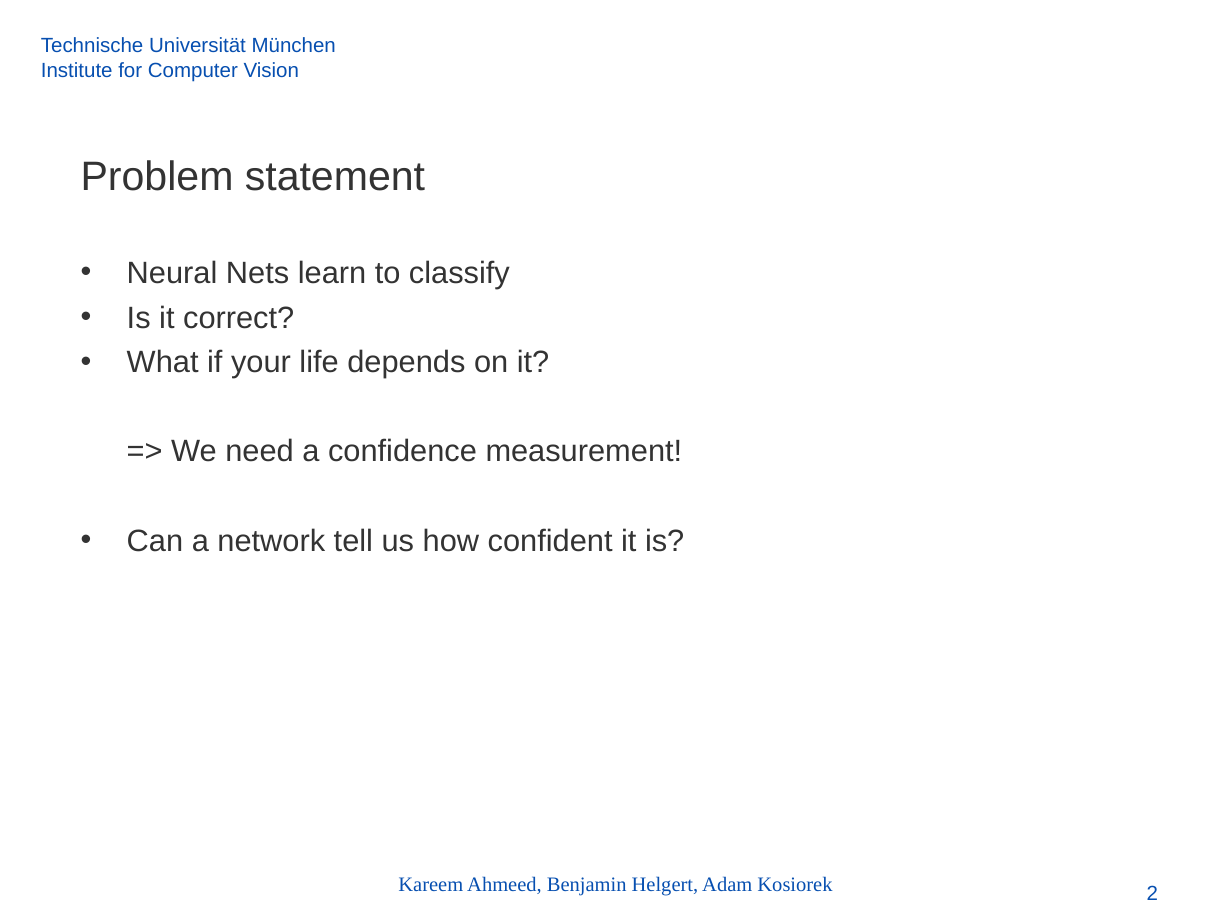
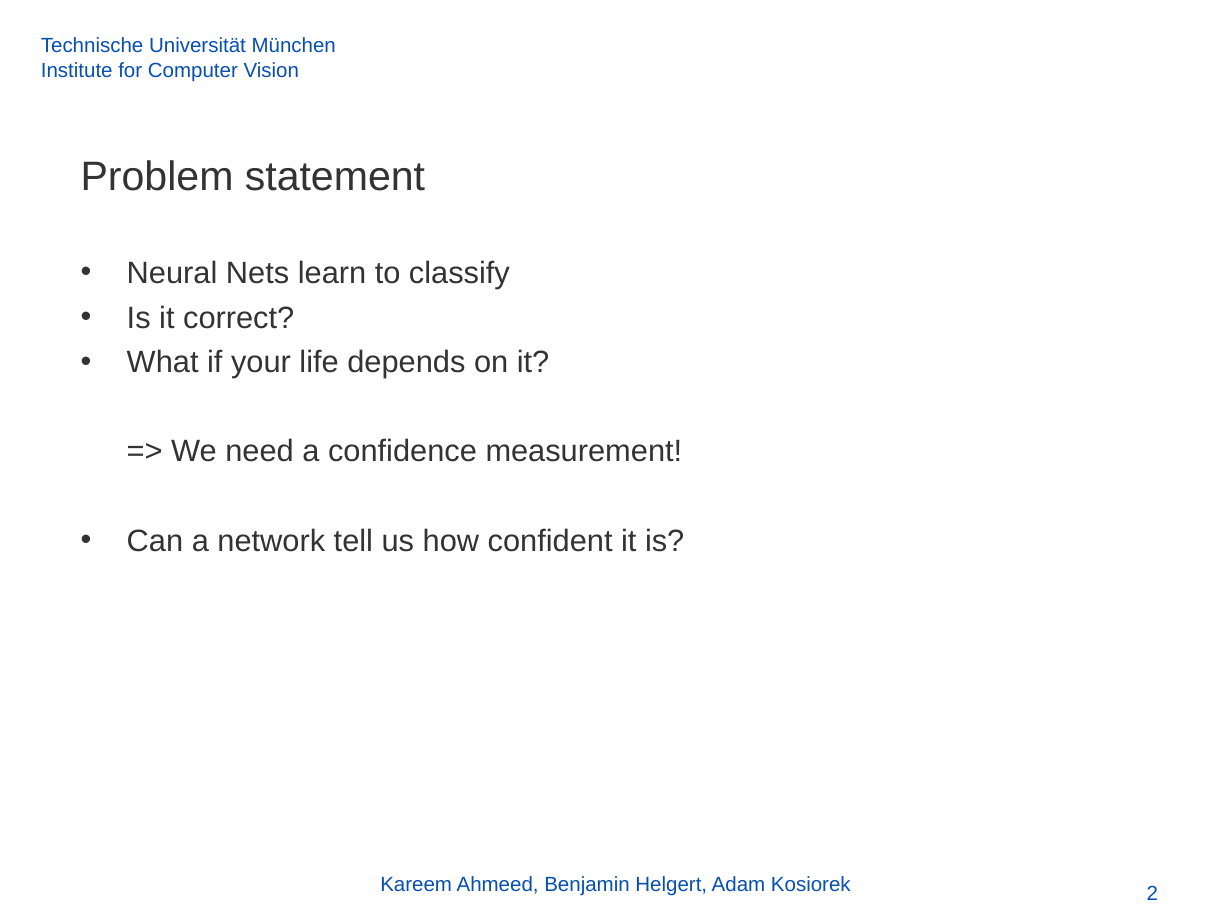
Before and after one commit to akosiorek/uncertainty, a slide deck: slide 2 of models/mlfcv.odp. Drawn at 1232x924 pixels with LibreOffice and Linux fonts; fonts in the diff are those of the drawing; background and template pictures are left out. Boxes give left, top, right and bottom in pixels: in the first picture for what was removed or moved away, otherwise in the second. Text is boxed around its words. In the diff, an @@ line names an element or a change of style, - is before the commit and + after.

```diff
--- a/models/mlfcv.odp
+++ b/models/mlfcv.odp
@@ text "Kareem Ahmeed, Benjamin Helgert, Adam ..." at [380, 876, 851, 896]: font Times New Roman to Arial @@
```
Also in this commit, not shown: 12 other slides changed, 2 slides added.
